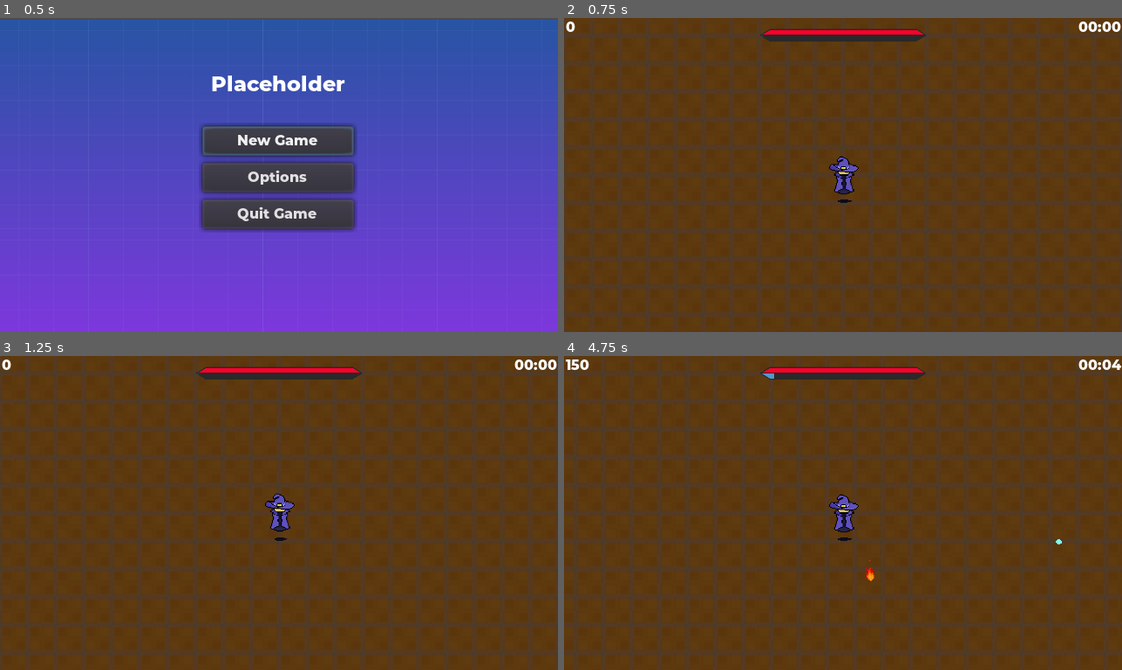
Above: before the commit, frames 1-4 (two rows, left to right).
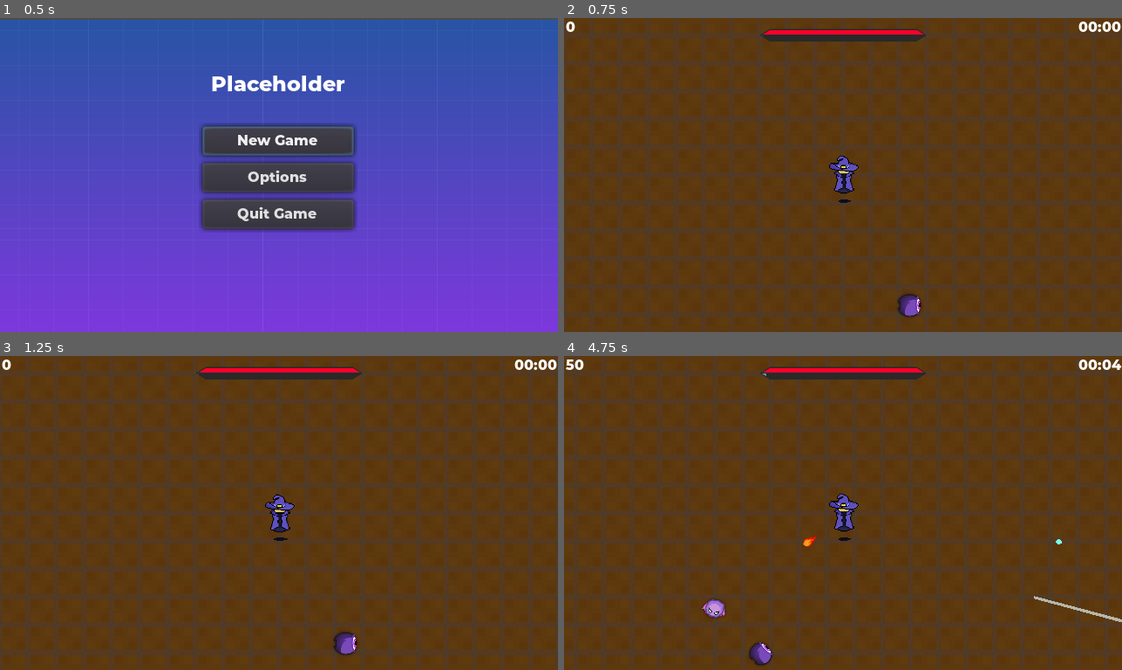
Above: after the commit, the same moments.

Repository: emsidhu/Endless-Survival
Game: Godot game, scene res://Menus/MainMenu.tscn
Two runs of this game, one before a commit and one after it. Both use one fixed random seed, a clock stepped at 60 frames per second and the inputs below. Sound files missing from this copy of the repository are replaced by a short silence.
Inputs (mouse positions are in pixels of both pictures, inside the frame that each line leads up to):
- Up to frame 1 (0.5 s): no input
- Up to frame 2 (0.75 s): click "New Game" at 0.5 s
- Up to frame 3 (1.25 s): no input
- Up to frame 4 (4.75 s): move the mouse to (965, 497) at 1.27 s; hold Right (ui_right) 1.28-2.03 s; move the mouse to (731, 528) at 2.02 s; hold Down (ui_down) 2.03-2.78 s; move the mouse to (898, 443) at 2.77 s; hold Right (ui_right) 2.78-3.53 s; move the mouse to (815, 575) at 3.52 s; hold Up (ui_up) 3.53-4.28 s; move the mouse to (1010, 560) at 4.27 s; hold Left (ui_left) from 4.28 s (still down)

Frame 1 is identical in both runs. In frame 2, 0.5% of the frame differs, in the area x 47-65%, y 43-96%; in frame 3, 0.5%; in frame 4, 1.0%, in the area x 0-100%, y 1-99%.

Commit message:
Made a chain lightning attack

Diff:
--- a/Attacks/Basic shot/Basic shot.tscn
+++ b/Attacks/Basic shot/Basic shot.tscn
@@ -31,7 +31,6 @@
 position = Vector2( 0, 1 )
 scale = Vector2( 0.5, 0.5 )
 frames = SubResource( 1 )
-frame = 3
 playing = true
 
 [node name="Hitbox" parent="." instance=ExtResource( 6 )]
--- /dev/null
+++ b/Attacks/Chain shot/ChainShot.gd
@@ -0,0 +1,37 @@
+extends Line2D
+
+onready var animationPlayer : AnimationPlayer = $AnimationPlayer
+var divider = 5
+var points_lerp = []
+var sway
+var sway_divider = 50
+
+func set_start(at_position):
+	add_point(at_position)
+
+func set_end(at_position):
+	add_point(at_position)
+
+func segmentize(from_to, start_pos):
+	points_lerp.clear()
+	var distance = from_to.length()
+	sway = distance/sway_divider
+	sway = clamp(sway, 0, 3)
+	var segment_count = distance/divider
+	for point in range(0,segment_count):
+		points_lerp.append(randf())
+	points_lerp.sort()
+	var point_index = 1
+	for point_offset in points_lerp:
+		add_point(start_pos + point_offset * from_to, point_index)
+		point_index += 1
+
+func sway(normal):
+	var point_count = get_point_count() - 1
+	for point in point_count:
+
+		if point == 0 or point == point_count:
+			continue
+		else:
+			var offset = ((get_point_position(point) + get_point_position(point - 1))/2) + normal * rand_range(-sway, sway)
+			set_point_position(point, offset)
--- /dev/null
+++ b/Attacks/Chain shot/ChainShot.tscn
@@ -0,0 +1,89 @@
+[gd_scene load_steps=6 format=2]
+
+[ext_resource path="res://Attacks/Chain shot/ChainShot.gd" type="Script" id=1]
+
+[sub_resource type="Curve" id=4]
+max_value = 1.5
+_data = [ Vector2( 0, 1 ), 0.0, 0.0, 0, 0, Vector2( 0.21831, 1.5 ), 0.0, 0.0, 0, 0, Vector2( 0.401408, 1 ), 0.0, 0.0, 0, 0, Vector2( 0.619718, 1.5 ), 0.0, 0.0, 0, 0, Vector2( 0.802817, 1 ), 0.0, 0.0, 0, 0, Vector2( 1, 1.5 ), 0.0, 0.0, 0, 0 ]
+
+[sub_resource type="Gradient" id=1]
+
+[sub_resource type="Animation" id=2]
+resource_name = "Fade"
+length = 0.5
+tracks/0/type = "value"
+tracks/0/path = NodePath(".:gradient:offsets")
+tracks/0/interp = 1
+tracks/0/loop_wrap = true
+tracks/0/imported = false
+tracks/0/enabled = true
+tracks/0/keys = {
+"times": PoolRealArray( 0, 0.5 ),
+"transitions": PoolRealArray( 1, 1 ),
+"update": 0,
+"values": [ PoolRealArray( 0, 1 ), PoolRealArray( 1, 1 ) ]
+}
+tracks/1/type = "value"
+tracks/1/path = NodePath(".:gradient:colors")
+tracks/1/interp = 1
+tracks/1/loop_wrap = true
+tracks/1/imported = false
+tracks/1/enabled = true
+tracks/1/keys = {
+"times": PoolRealArray( 0, 0.5 ),
+"transitions": PoolRealArray( 1, 1 ),
+"update": 0,
+"values": [ PoolColorArray( 1, 1, 1, 1, 1, 1, 1, 1 ), PoolColorArray( 0.776471, 1, 0.996078, 0, 1, 1, 1, 1 ) ]
+}
+tracks/2/type = "method"
+tracks/2/path = NodePath(".")
+tracks/2/interp = 1
+tracks/2/loop_wrap = true
+tracks/2/imported = false
+tracks/2/enabled = true
+tracks/2/keys = {
+"times": PoolRealArray( 0.5 ),
+"transitions": PoolRealArray( 1 ),
+"values": [ {
+"args": [  ],
+"method": "queue_free"
+} ]
+}
+
+[sub_resource type="Animation" id=3]
+length = 0.001
+tracks/0/type = "value"
+tracks/0/path = NodePath(".:gradient:offsets")
+tracks/0/interp = 1
+tracks/0/loop_wrap = true
+tracks/0/imported = false
+tracks/0/enabled = true
+tracks/0/keys = {
+"times": PoolRealArray( 0 ),
+"transitions": PoolRealArray( 1 ),
+"update": 0,
+"values": [ PoolRealArray( 0, 1 ) ]
+}
+tracks/1/type = "value"
+tracks/1/path = NodePath(".:gradient:colors")
+tracks/1/interp = 1
+tracks/1/loop_wrap = true
+tracks/1/imported = false
+tracks/1/enabled = true
+tracks/1/keys = {
+"times": PoolRealArray( 0 ),
+"transitions": PoolRealArray( 1 ),
+"update": 0,
+"values": [ PoolColorArray( 0, 0, 0, 1, 1, 1, 1, 1 ) ]
+}
+
+[node name="ChainShot" type="Line2D"]
+points = PoolVector2Array( 0.0290165, 0.59786 )
+width = 1.5
+width_curve = SubResource( 4 )
+gradient = SubResource( 1 )
+script = ExtResource( 1 )
+
+[node name="AnimationPlayer" type="AnimationPlayer" parent="."]
+anims/Fade = SubResource( 2 )
+anims/RESET = SubResource( 3 )
--- /dev/null
+++ b/Attacks/Chain shot/LightningGenerator.gd
@@ -0,0 +1,79 @@
+extends Node2D
+
+signal flash
+
+export var sub_forkyfy = false
+
+var lightning_scene : PackedScene = preload("res://Attacks/Chain shot/ChainShot.tscn")
+
+var fork_count = 1
+var sub_fork_count = 0
+
+var forks_array = []
+var sub_fork_length = 50
+
+
+var from_to
+var normal
+var fork_offset = 150
+var target
+var length_offset = 1
+
+func createLightning():
+	if !EnemyStats.enemies:
+		pass
+
+	var position = global_position
+	forks_array.clear()
+	for fork in range(0, fork_count):
+		var lightning_instance = lightning_scene.instance()
+
+		if fork == 0:
+			target = EnemyStats.get_closest_enemy_pos(position)
+		else:
+			length_offset = randf()
+			target = (EnemyStats.get_closest_enemy_pos(position) + normal * rand_range(-fork_offset, fork_offset))
+
+		from_to = target - global_position
+
+		if sub_forkyfy:
+			sub_fork_count = from_to.length()/40
+			sub_fork_length = from_to.length()/10
+
+		normal = Vector2(from_to.y,-from_to.x).normalized()
+
+		add_child(lightning_instance)
+		lightning_instance.set_start(position)
+		lightning_instance.set_end(target)
+		lightning_instance.segmentize(from_to, position)
+		lightning_instance.sway(normal)
+		lightning_instance.remove_point(lightning_instance.get_point_count() - 2)
+
+		yield(get_tree(), "idle_frame")
+		lightning_instance.animationPlayer.play("Fade")
+		forks_array.append(lightning_instance)
+
+		if sub_fork_count > 0:
+			for sub_fork in range(0,sub_fork_count):
+				var picked_fork = forks_array[int(rand_range(0, (forks_array.size() - 1)))]
+				sub_forkyfy(normal, picked_fork.get_point_position(rand_range(0, picked_fork.get_point_count() - 1)))
+
+func sub_forkyfy(normal, point):
+	var lightning_instance = lightning_scene.instance()
+	var sub_target = (point + normal * rand_range(-sub_fork_length, sub_fork_length)) - (target/4) * randf()
+	var sub_from_to = sub_target - point
+	var sub_normal = Vector2(sub_from_to.y,-sub_from_to.x).normalized()
+
+	add_child(lightning_instance)
+	lightning_instance.set_start(point)
+	lightning_instance.set_end(sub_target)
+	lightning_instance.segmentize(sub_from_to, point)
+	lightning_instance.sway(sub_normal)
+
+
+	yield(get_tree(), "idle_frame")
+	lightning_instance.animationPlayer.play("Fade")
+
+
+func _on_Timer_timeout():
+	createLightning()
--- /dev/null
+++ b/Attacks/Chain shot/LightningGenerator.tscn
@@ -0,0 +1,17 @@
+[gd_scene load_steps=3 format=2]
+
+[ext_resource path="res://Attacks/Chain shot/LightningGenerator.gd" type="Script" id=1]
+[ext_resource path="res://Enemies/Eye.tscn" type="PackedScene" id=2]
+
+[node name="LightningGenerator" type="Node2D"]
+position = Vector2( 109.5, 47.75 )
+script = ExtResource( 1 )
+
+[node name="Timer" type="Timer" parent="."]
+wait_time = 4.0
+autostart = true
+
+[node name="Eye" parent="." instance=ExtResource( 2 )]
+position = Vector2( -71.7408, 27.133 )
+
+[connection signal="timeout" from="Timer" to="." method="_on_Timer_timeout"]
--- a/Attacks/Orbit/Orbit.tscn
+++ b/Attacks/Orbit/Orbit.tscn
@@ -35,7 +35,6 @@
 }
 
 [node name="Orbit" type="Node2D" groups=["Attacks"]]
-position = Vector2( 72, 35 )
 rotation = 3.14159
 script = ExtResource( 2 )
 
--- /dev/null
+++ b/Base.gd
@@ -0,0 +1,7 @@
+extends Node2D
+
+onready var lightningGenerator = $LightningGenerator
+
+
+func _ready():
+	randomize()
--- /dev/null
+++ b/Base.tscn
@@ -0,0 +1,43 @@
+[gd_scene load_steps=4 format=2]
+
+[ext_resource path="res://Attacks/Chain shot/LightningGenerator.tscn" type="PackedScene" id=1]
+[ext_resource path="res://Base.gd" type="Script" id=2]
+
+[sub_resource type="Environment" id=1]
+background_mode = 4
+glow_enabled = true
+glow_intensity = 1.0
+glow_strength = 1.2
+
+[node name="Base" type="Node2D"]
+script = ExtResource( 2 )
+
+[node name="Camera2D" type="Camera2D" parent="."]
+current = true
+
+[node name="Flash" type="Control" parent="Camera2D"]
+visible = false
+grow_horizontal = 2
+grow_vertical = 2
+__meta__ = {
+"_edit_use_anchors_": false
+}
+
+[node name="ColorRect" type="ColorRect" parent="Camera2D/Flash"]
+anchor_left = 0.5
+anchor_top = 0.5
+anchor_right = 0.5
+anchor_bottom = 0.5
+margin_left = -165.0
+margin_top = -95.0
+margin_right = 165.0
+margin_bottom = 95.0
+rect_min_size = Vector2( 330, 190 )
+__meta__ = {
+"_edit_use_anchors_": false
+}
+
+[node name="WorldEnvironment" type="WorldEnvironment" parent="."]
+environment = SubResource( 1 )
+
+[node name="LightningGenerator" parent="." instance=ExtResource( 1 )]
--- a/Enemies/EnemyStats.gd
+++ b/Enemies/EnemyStats.gd
@@ -25,15 +25,15 @@
 				return true
 	return false
 
-func get_closest_enemy_pos(global_position):
+func get_closest_enemy_pos(position):
 	if self.enemies:
 		var closest_enemy = self.enemies[0]
 
 		for enemy in enemies:
-			if enemy.global_position.distance_to(global_position) < closest_enemy.global_position.distance_to(global_position):
+			if enemy.global_position.distance_to(position) < closest_enemy.global_position.distance_to(position):
 				closest_enemy = enemy
 
-		return closest_enemy.position
+		return closest_enemy.global_position
 
 func get_enemies():
 	enemies = get_tree().get_nodes_in_group("Enemies")
--- a/Menus/MainMenu.tscn
+++ b/Menus/MainMenu.tscn
@@ -16,6 +16,9 @@
 margin_bottom = 1.0
 theme = ExtResource( 4 )
 script = ExtResource( 7 )
+__meta__ = {
+"_edit_use_anchors_": false
+}
 
 [node name="background" type="TextureRect" parent="."]
 anchor_right = 1.0
--- a/Player/Player.gd
+++ b/Player/Player.gd
@@ -5,6 +5,7 @@
 const LIGHTNINGSPAWNER = preload("res://Attacks/Lightning/LightningSpawner.tscn")
 const FLAME = preload("res://Attacks/Flame/Flame.tscn")
 const LASERSPAWNER = preload("res://Attacks/Laser/LaserSpawner.tscn")
+const CHAINSHOT = preload("res://Attacks/Chain shot/LightningGenerator.tscn")
 
 onready var blinkAnimationPlayer = $BlinkAnimationPlayer
 onready var hurtbox = $Hurtbox
@@ -14,13 +15,16 @@
 onready var lightningTimer = $Timers/LightningTimer
 onready var flameTimer = $Timers/FlameTimer
 onready var laserTimer = $Timers/LaserTimer
+
 onready var shield = $Shield
 onready var orbit = $Orbit
+
 
 export var SOFTPOWER = 700
 export var ACCELERATION = 700
 
 var hasShield = false setget setShield
+
 onready var attacks = PlayerStats.attacks
 onready var stats = PlayerStats.stats
 
@@ -91,6 +95,7 @@
 func _on_Hurtbox_invincibility_ended():
 	blinkAnimationPlayer.play("Stop")
 
+
 #make player take damage when touched by an enemy
 func _on_Hurtbox_area_entered(area):
 	if hasShield and shield.charges > 0:
@@ -117,6 +122,8 @@
 		self.hasShield = true
 	elif attack.name == "orbit":
 		orbit.amount = attacks.Orbit.stats.amount
+	elif attack.name == "chainShot":
+		$LightningGenerator/Timer.start(PlayerStats.attacks.ChainShot.stats.cooldown)
 	else:
 		get(attack.name + "Timer").paused = false
 
--- a/Player/Player.tscn
+++ b/Player/Player.tscn
@@ -10,12 +10,14 @@
 [ext_resource path="res://Attacks/Shield/Shield.tscn" type="PackedScene" id=8]
 [ext_resource path="res://Shaders/blink.gdshader" type="Shader" id=9]
 [ext_resource path="res://Attacks/Orbit/Orbit.tscn" type="PackedScene" id=10]
+[ext_resource path="res://Attacks/Chain shot/LightningGenerator.tscn" type="PackedScene" id=11]
 
-[sub_resource type="ShaderMaterial" id=5]
+[sub_resource type="ShaderMaterial" id=10]
+resource_local_to_scene = true
 shader = ExtResource( 9 )
 shader_param/is_white = false
 
-[sub_resource type="SpriteFrames" id=1]
+[sub_resource type="SpriteFrames" id=11]
 animations = [ {
 "frames": [ ExtResource( 1 ), ExtResource( 3 ), ExtResource( 4 ), ExtResource( 2 ) ],
 "loop": true,
@@ -68,11 +70,11 @@
 
 [node name="AnimatedSprite" type="AnimatedSprite" parent="."]
 modulate = Color( 0.99, 0.99, 0.99, 1 )
-material = SubResource( 5 )
+material = SubResource( 10 )
 position = Vector2( 0.56123, 0 )
 scale = Vector2( 0.16, 0.16 )
-frames = SubResource( 1 )
-frame = 1
+frames = SubResource( 11 )
+frame = 2
 playing = true
 
 [node name="Hurtbox" parent="." instance=ExtResource( 6 )]
@@ -89,6 +91,7 @@
 anims/Stop = SubResource( 8 )
 
 [node name="SoftCollision" parent="." instance=ExtResource( 7 )]
+visible = false
 collision_layer = 384
 collision_mask = 128
 
@@ -112,7 +115,8 @@
 autostart = true
 
 [node name="FlameTimer" type="Timer" parent="Timers"]
-wait_time = 8.0
+wait_time = 4.0
+one_shot = true
 autostart = true
 
 [node name="LaserTimer" type="Timer" parent="Timers"]
@@ -123,6 +127,8 @@
 visible = false
 
 [node name="Orbit" parent="." instance=ExtResource( 10 )]
+
+[node name="LightningGenerator" parent="." instance=ExtResource( 11 )]
 
 [connection signal="area_entered" from="Hurtbox" to="." method="_on_Hurtbox_area_entered"]
 [connection signal="invincibility_ended" from="Hurtbox" to="." method="_on_Hurtbox_invincibility_ended"]
@@ -135,3 +141,4 @@
 
 [editable path="Hurtbox"]
 [editable path="SoftCollision"]
+[editable path="LightningGenerator"]
--- a/Player/PlayerStats.gd
+++ b/Player/PlayerStats.gd
@@ -24,10 +24,10 @@
 	"Flame": {"name": "flame",
 "upgradeInfo": {"title": "Flame", "upgradeText": "Flames spew forth from your body", "icon": "icon"},
 "level": 0, "max_level": 6, "funcRef": funcref(self, "upgradeFlame"),
-"stats": {"damage": 120, "knockback_power": 175, "length": 4, "cooldown": 8}, "type": "Attack"},
+"stats": {"damage": 120, "knockback_power": 175, "length": 4, "cooldown": 4, "burn": false}, "type": "Attack"},
 
 	"Laser": {"name": "laser",
-"upgradeInfo": {"title": "Laser", "upgradeText": "words", "icon": "icon"},
+"upgradeInfo": {"title": "Laser", "upgradeText": "A penetrating laser cuts through your enemies", "icon": "icon"},
 "level": 0, "max_level": 6, "funcRef": funcref(self, "upgradeLaser"),
 "stats": {"damage": 150, "knockback_power": 0, "length": 5, "cooldown": 5, "amount": 1}, "type": "Attack"},
 
@@ -38,7 +38,12 @@
 	"Shield": {"name": "shield",
 "upgradeInfo": {"title": "Shield", "upgradeText": "An energy shield protects you from harm", "icon": "icon"},
 "level": 0, "max_level": 3, "funcRef": funcref(self, "upgradeShield"),
-"stats": {"rechargeTime": 5, "maxCharges": 0}, "type": "Attack"}
+"stats": {"rechargeTime": 5, "maxCharges": 0, "damage": 0}, "type": "Attack"},
+
+		"ChainShot": {"name": "chainShot",
+"upgradeInfo": {"title": "Chain Shot", "upgradeText": "Shoots lightning that chains between enemies", "icon": "icon"},
+"level": 0, "max_level": 6, "funcRef": funcref(self, "upgradeChainShot"),
+"stats": {"damage": 100, "knockback_power": 0, "cooldown": 4}, "type": "Attack"},
 }
 
 onready var stats = {
@@ -70,6 +75,7 @@
 onready var regenTimer = $RegenTimer
 
 var damage = 50
+var damageUp = false
 export var base_max_health = 2000
 var max_health = 2000 setget set_max_health
 var health = max_health setget set_health
@@ -183,39 +189,50 @@
 	stats.Regen.amount += stats.Regen.upgrade_amount / 7
 
 func upgradeBasicShot():
-	var shotStats = attacks.BasicShot.stats
-	shotStats.damage *= 1.2
-	shotStats.speed *= 1.05
+	var basicShot = attacks.BasicShot
+	basicShot.stats.damage *= 1.2
+	basicShot.stats.speed *= 1.05
+	basicShot.upgradeInfo.upgradeText = "+20% Damage \n +1.05% Speed"
 
 func upgradeVortex():
 	attacks.Vortex.stats.damage *= 1.1
 	attacks.Vortex.scale *= 1.1
 
 func upgradeLightning():
-	var lightningStats = attacks.Lightning.stats
-	lightningStats.damage *= 1.1
-	lightningStats.amount += 1
-	lightningStats.cooldown *= 0.9
+	var lightning = attacks.Lightning
+	lightning.stats.damage *= 1.1
+	lightning.stats.amount += 1
+	lightning.stats.cooldown *= 0.9
+	lightning.upgradeInfo.upgradeText = "+10% Damage \n +1 strike \n -10% Cooldown"
 	emit_signal("cooldownChange", {"timer": "LightningTimer",
-"cooldown": lightningStats.cooldown})
+"cooldown": lightning.stats.cooldown})
 
 func upgradeOrbit():
-	var orbitStats = attacks.Orbit.stats
-	orbitStats.damage *= 1.1
-	orbitStats.amount += 1
+	var orbit = attacks.Orbit
+	orbit.stats.damage *= 1.1
+	orbit.stats.amount += 1
+	orbit.upgradeInfo.upgradeText = "+1 orb \n +10% Damage"
 
 func upgradeFlame():
-	var flameStats = attacks.Flame.stats
-	flameStats.damage *= 1.1
-	flameStats.cooldown *= 0.9
-	emit_signal("cooldownChange", {"timer": "FlameTimer",
-"cooldown": flameStats.cooldown})
+	var flame = attacks.Flame
+	flame.stats.damage *= 1.1
+	flame.stats.cooldown *= 0.9
+	flame.upgradeInfo.upgradeText = "+10% Damage \n -10% Cooldown"
+
+	if flame.level == 6:
+		flame.stats.burn = true
+
+
 
 func upgradeLaser():
 	var laser = attacks.Laser
-	laser.stats.damage *= 1.1
 	if laser.level == 3 or laser.level == 5:
 		laser.stats.amount += 1
+		laser.upgradeInfo.upgradeText = "+1 laser"
+	else:
+		laser.stats.damage *= 1.1
+		laser.upgradeInfo.upgradeText = "+10% Damage"
+
 
 func upgradeArmageddon():
 	pass
@@ -224,3 +241,7 @@
 	var shield = attacks.Shield
 	shield.stats.rechargeTime *= 0.9
 	shield.stats.maxCharges += 1
+	shield.upgradeInfo.upgradeText = "-10% Recharge Time \n +1 Max Charges"
+
+func upgradeChainShot():
+	pass
--- a/World/World.tscn
+++ b/World/World.tscn
@@ -74,7 +74,7 @@
 
 [node name="AnimatedSprite" parent="YSort/Player" index="0"]
 material = SubResource( 3 )
-frame = 3
+frame = 0
 
 [node name="RemoteTransform2D" parent="YSort/Player" index="4"]
 remote_path = NodePath("../../../Camera2D")
@@ -92,3 +92,4 @@
 [editable path="YSort/Player"]
 [editable path="YSort/Player/Hurtbox"]
 [editable path="YSort/Player/SoftCollision"]
+[editable path="YSort/Player/LightningGenerator"]
Not shown: 1 places in Player/Player.tscn that only renumber resources
